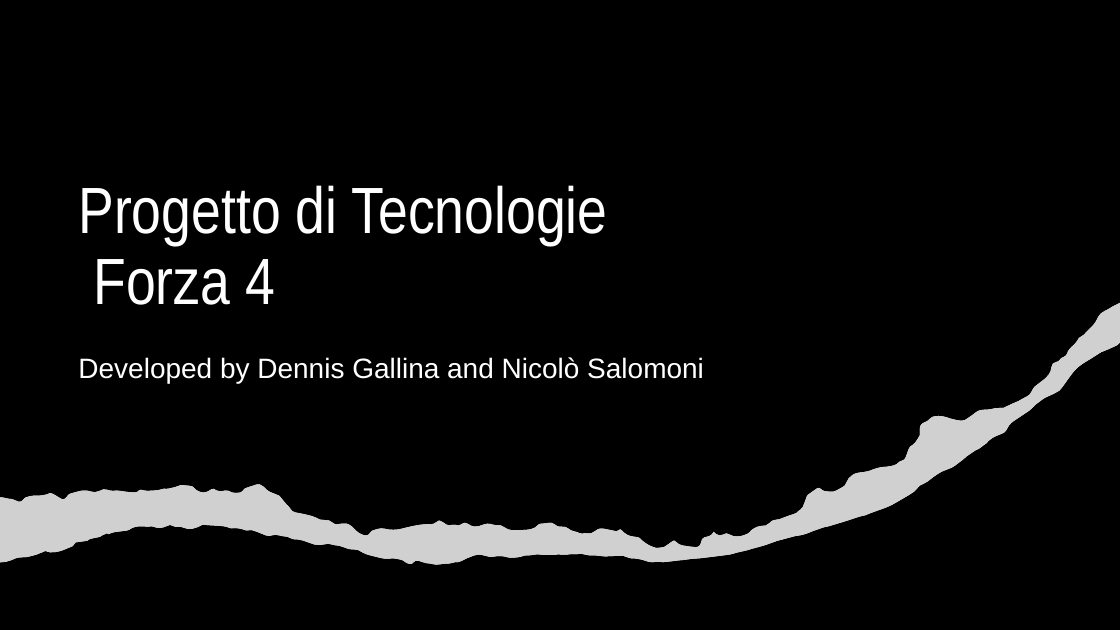
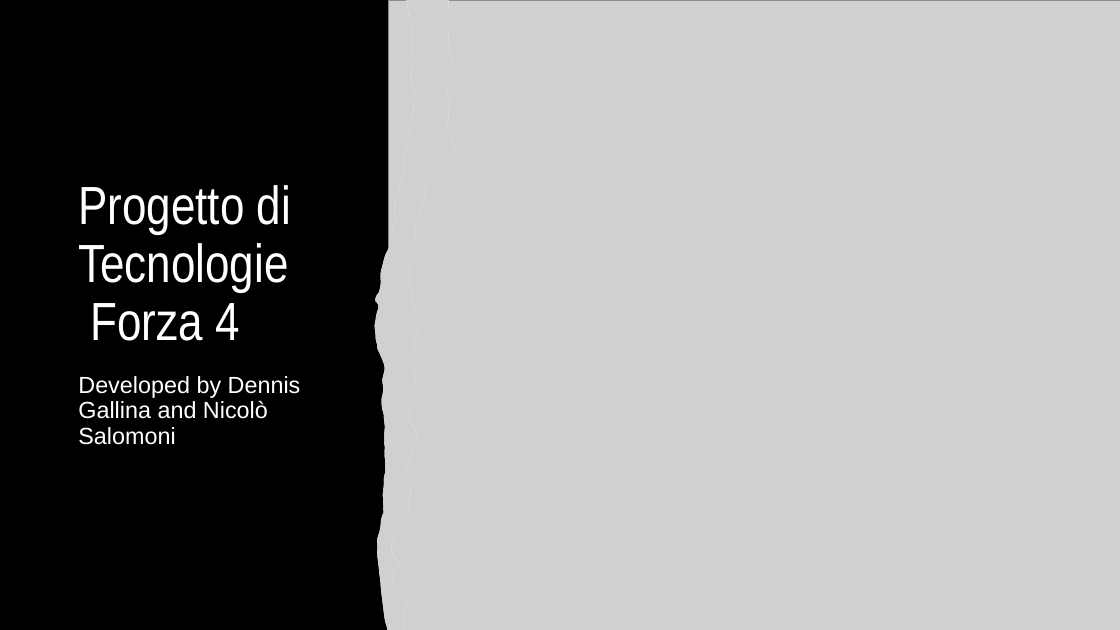
Before and after one commit to dennisgallina/Forza-4, a slide deck: slide 1 of docs/slides/Progetto di Tecnologie - Forza 4.pptx. Drawn at 1120x630 pixels with LibreOffice and Linux fonts; fonts in the diff are those of the drawing; grey boxes stand for pictures; background and template pictures are left out. Boxes give left, top, right and bottom in pixels: in the first picture for what was removed or moved away, otherwise in the second. Text is boxed around its words. In the diff, an @@ line names an element or a change of style, - is before the commit and + after.

Commit message:
Update Slides.

```diff
--- a/docs/slides/Progetto di Tecnologie - Forza 4.pptx
+++ b/docs/slides/Progetto di Tecnologie - Forza 4.pptx
@@ picture at box(375, 0, 455, 630): rotation 0 to 90 degrees; outline redrawn @@
@@ freeform shape added at box(375, 0, 455, 630), fill #FFFFFF @@
@@ picture added at box(389, 0, 1120, 630) @@
@@ title "Progetto di Tecnologie Forza 4" at box(78, 185, 291, 341): size 56 to 46 pt @@
@@ freeform shape removed at box(0, 302, 1120, 565) @@
@@ subtitle "Developed by Dennis Gallina and ...": place and size @@
-subtitle "Developed by Dennis Gallina and ..." at box(78, 357, 704, 383)
+subtitle "Developed by Dennis Gallina and ..." at box(78, 376, 301, 445)
@@ subtitle "Developed by Dennis Gallina and ..." at box(78, 376, 301, 445): size 24 to 20 pt @@
```
Also in this commit, not shown: 2 slides added.
